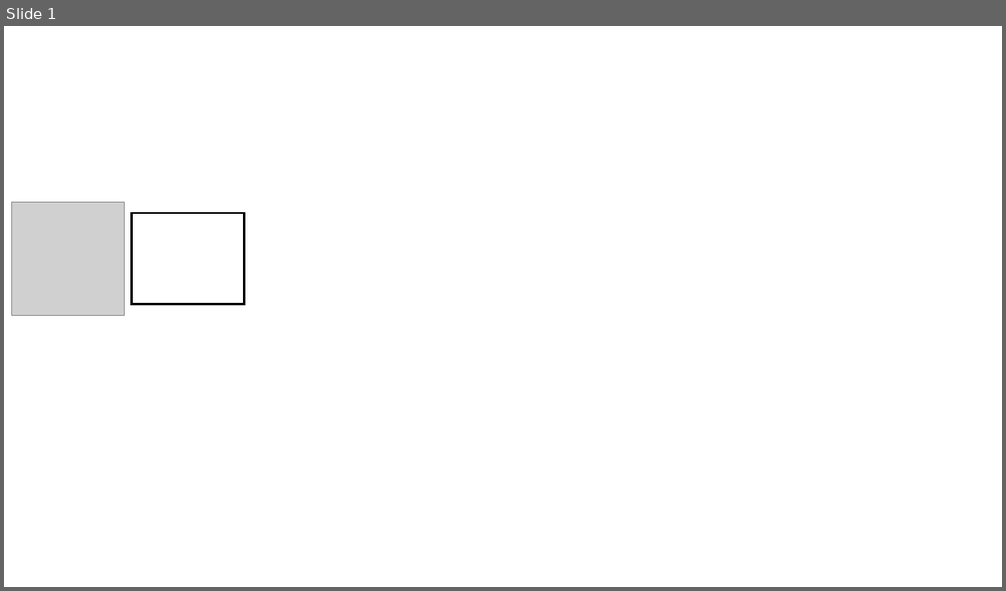
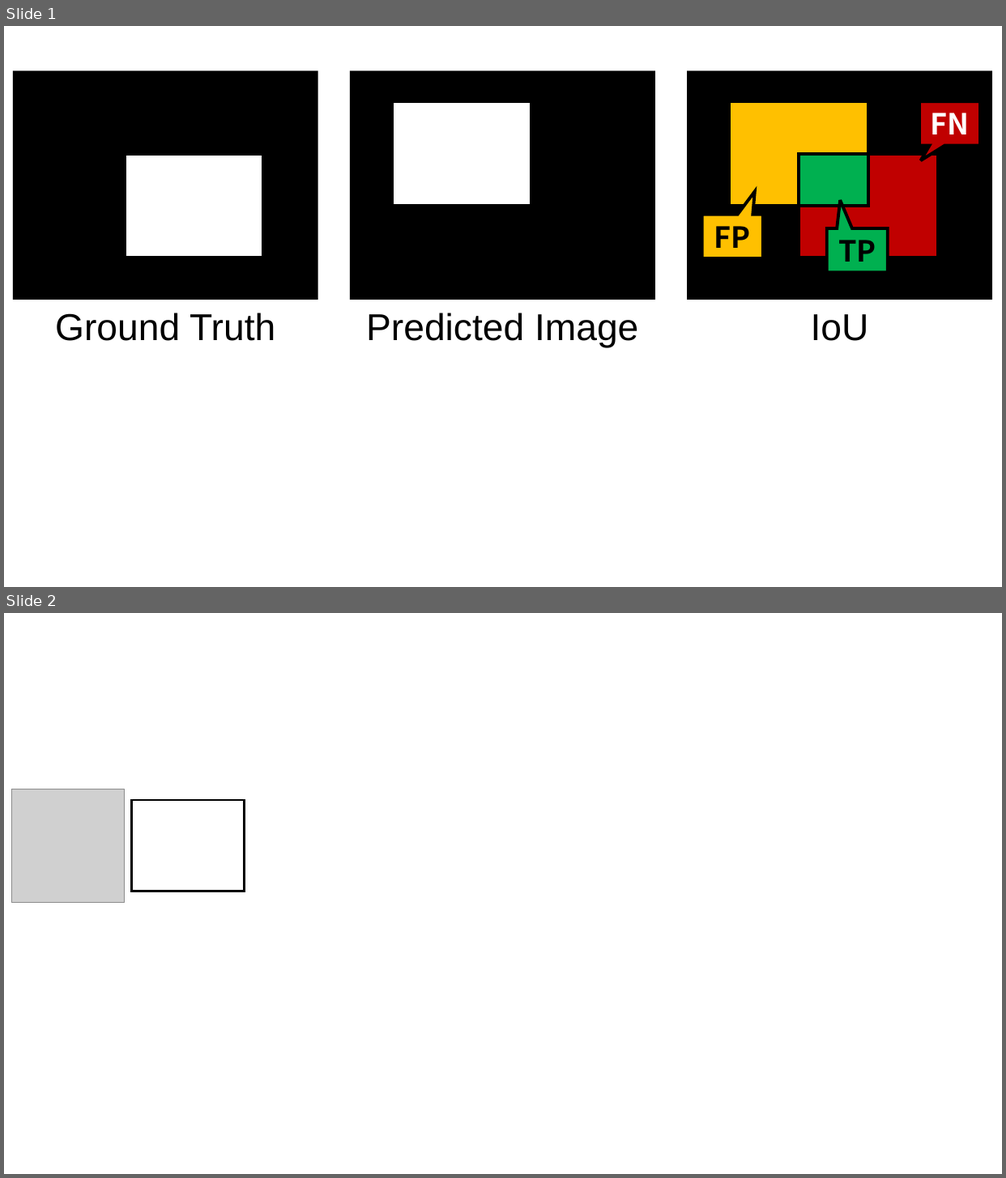
Before and after one commit to yumion/master-thesis, a slide deck: figure/figure.pptx. Shown one above the other, each under a label of ours: slide 1 before the commit, slides 1 and 2 after it. The pictures are 1006x591 and 1006x1178 pixels, drawn with LibreOffice and Linux fonts; fonts in the diff are those of the drawing; grey boxes stand for pictures. Boxes give left, top, right and bottom in pixels: in the first picture for what was removed or moved away, otherwise in the second. Text is boxed around its words. In the diff, an @@ line names an element or a change of style, - is before the commit and + after.

```diff
--- a/figure/figure.pptx
+++ b/figure/figure.pptx
@@ slide 1 added at box(4, 26, 1002, 587), background #FFFFFF @@
@@ group added at box(13, 71, 992, 348): 7 rectangles, 3 texts, 3 speech boxes, 1 freeform shape @@
+Ground Truth
+Predicted Image
+IoU
+FP
+TP
+FN
@@ what was slide 1 is now slide 2 @@
```
Also in this commit, not shown: 4 other slides added, 4 other files.
